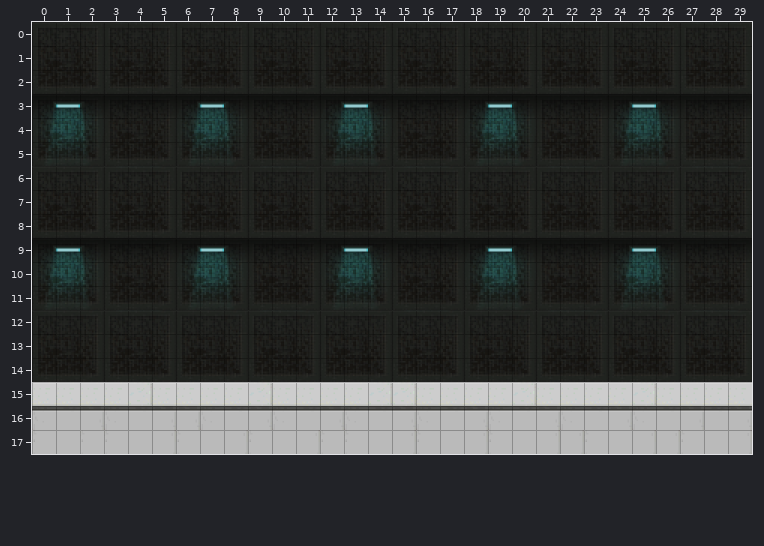
A Tiled map gets an edit: resources/maps/map1.tmx. The first picture shows the starting point.
Cells are 32x32 px. Shown: x 0..29, y 0..17.
And afterwards:
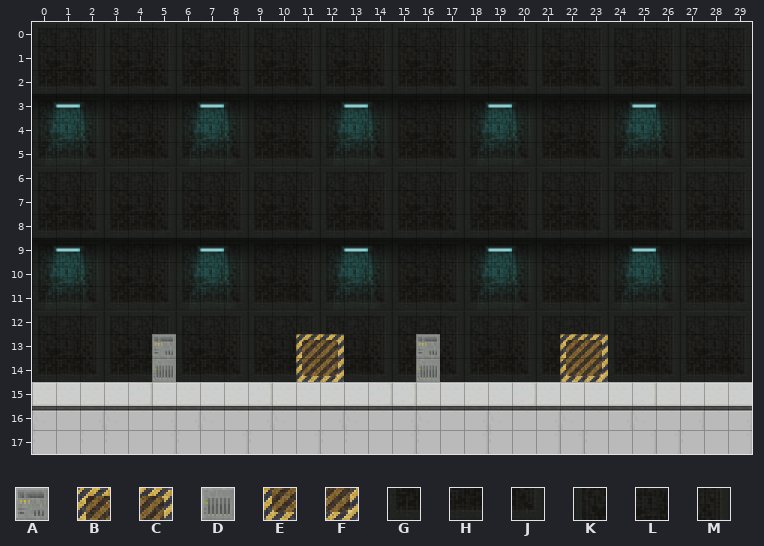
Key: from "scifi_platformTiles_32x32": A 142, B 145, C 146, D 177, E 180, F 181, G 633, H 634, J 635, K 700, L 701, M 702.
_ is an empty cell.
Tiles replaced or removed in this view: G, H, J, K, L, M.
What changed:
Changed rows in their new state; . is an unchanged cell.
Layer "Tile Layer 1":
first column x 11:
13 BC.........BC
14 EF.........EF
Layer "Top layer":
first column x 5:
13 A..........A
14 D..........D
